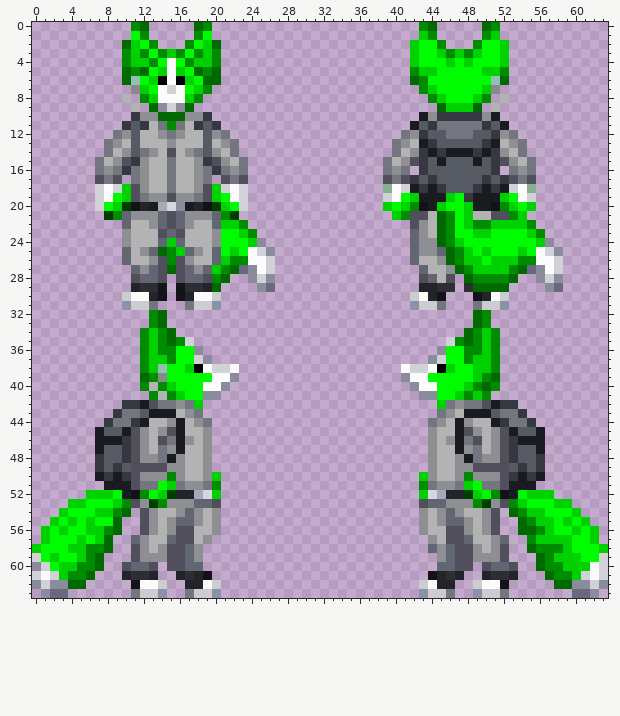
Two states of a pixel-art sprite, code/modules/unit_tests/screenshots/screenshot_humanoids__datum_species_vulpkanin.png. Above, as it was before the edit.
The file is 64x64 pixels. Colours within 5 levels of each other are drawn and written as one.
After:
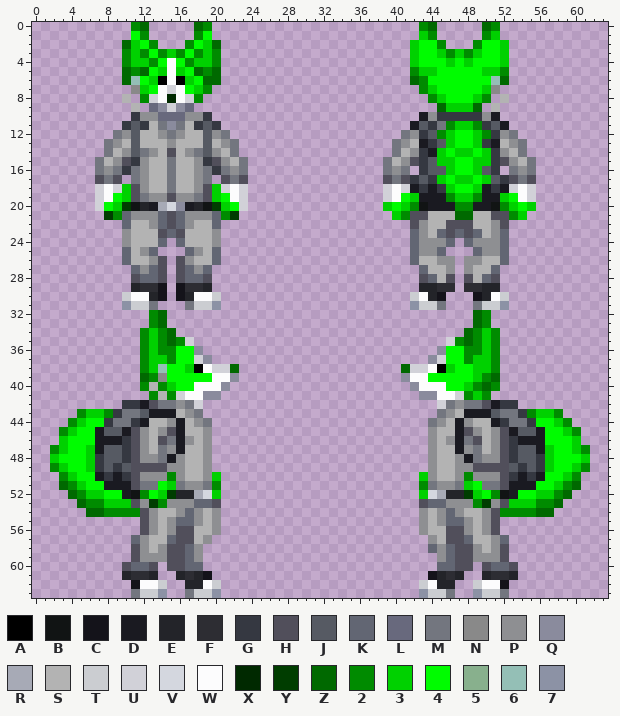
Palette (. is transparent): A #000000  B #111414  C #14131a  D #1a1a21  E #232429  F #2d2d33  G #353841  H #514f5b  J #565a63  K #626673  L #68697d  M #73767f  N #898989  P #8e8f92  Q #8a8b9d  R #a7aab6  S #b3b3b3  T #cbcdd1  U #d1d1d8  V #d4d7df  W #fcfcfd  X #002900  Y #003d00  Z #006900  2 #008b00  3 #00d100  4 #00fc00  5 #88b08d  6 #94bfb6  7 #8c92a5
Diff:
Changed rows in their new state; - is an unchanged pixel.
first column x 13:
 8 U-X-U-----------------------------------------
 9 L---L-----------------------------------------
10 -LLL------------------------------------------
11 --Q------------------------------2332---------
12 --------------------------------234432--------
13 ---------------------------------3443---------
14 --------------------------------343343--------
15 --------------------------------334433--------
16 ---------------------------------3443---------
17 --------------------------------343343--------
18 --------------------------U------3443-----U---
19 ---------------------------------2332---------
20 --------------------------------DD22----------
21 --------------------------------SSZZ----------
22 --------...---------------------SHHHSSPH...---
23 --------....--------------------KHKHKSPK....--
24 --.-----.....-------------------PK.KPPPK.....-
25 -...----......-------------------...KPPK......
26 --.-----......-------------------P.PPSSK......
27 --.----.......--------------------.PSSK.......
28 -------..--...---------------------HSKH..--...
29 -------.----..----------------------FEE.----..
first column x 0:
38 ----------------------Z------------------Z----------------------
40 ------------------W--------------------------W------------------
41 ----------------UWW--------------------------WWU----------------
42 ------------------U--------------------------U------------------
43 -----2332----------------------------------------------2332-----
44 ----2344------------------------------------------------4432----
45 ---2344--------------------------------------------------4432---
46 ---3444--------------------------------------------------4443---
47 --23443--------------------------------------------------34432--
48 --34443--------------------------------------------------34443--
49 --23443--------------------------------------------------34432--
50 ---2344--------------------------------------------------4432---
51 ---Z2344------------------------------------------------4432Z---
52 ----Z2--4----------------------------------------------4--2Z----
53 ----.Z223-3------------------------------------------3-322Z.----
54 ---...ZZ2-22----------------------------------------22-2ZZ...---
55 --........--------------------------------------------........--
56 -.........--------------------------------------------.........-
57 -........----------------------------------------------........-
58 .........----------------------------------------------.........
59 ........------------------------------------------------........
60 ........------------------------------------------------........
61 .......--------------------------------------------------.......
62 ......----------------------------------------------------......
63 -...--------------------------------------------------------...-
